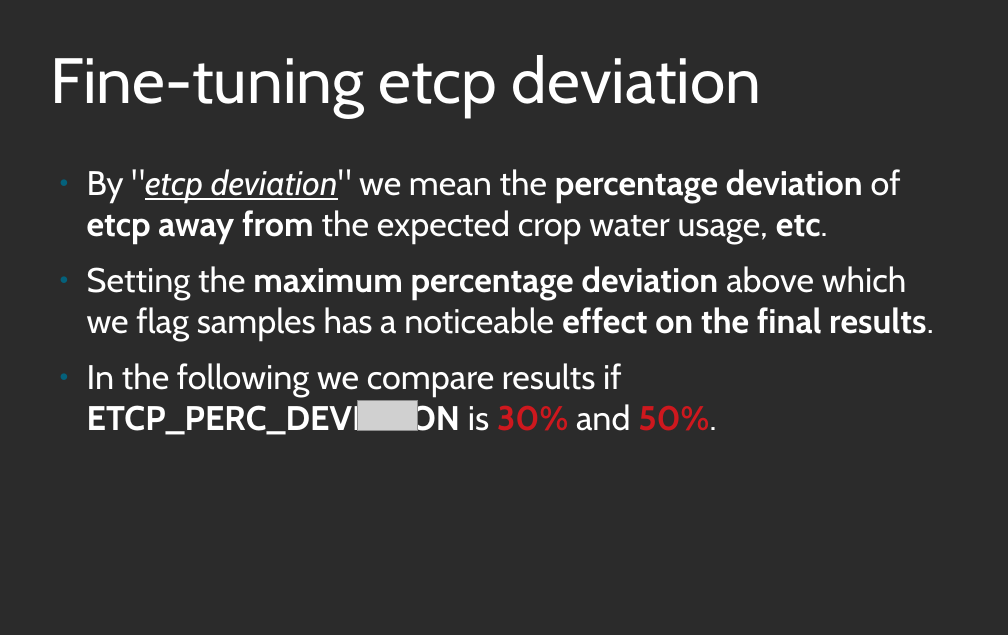
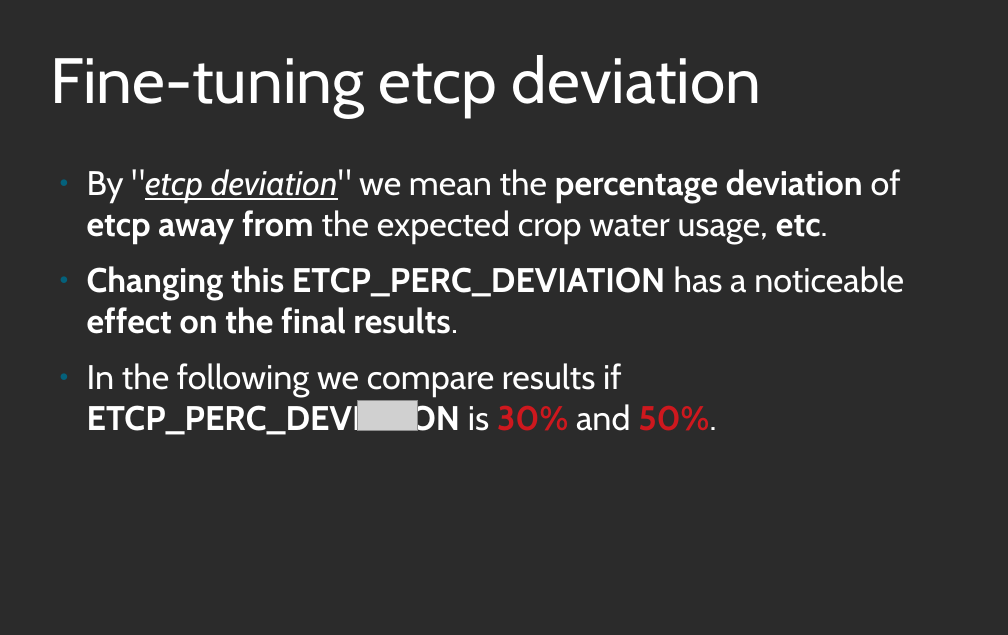
Before and after one commit to HenriBranken/ProbeSchedule, a slide deck: slide 5 of presentation_20190425.odp. Drawn at 1008x635 pixels with LibreOffice and Linux fonts; fonts in the diff are those of the drawing; grey boxes stand for pictures; background and template pictures are left out; a plain dark background stands for a picture behind light text. Boxes give left, top, right and bottom in pixels: in the first picture for what was removed or moved away, otherwise in the second. Text is boxed around its words. In the diff, an @@ line names an element or a change of style, - is before the commit and + after.

```diff
--- a/presentation_20190425.odp
+++ b/presentation_20190425.odp
@@ text at box(87, 266, 904, 334): text changed @@
-● Setting the maximum percentage deviation above which we flag samples has a noticeable effect on the final results.
+● Changing this ETCP_PERC_DEVIATION has a noticeable effect on the final results.
```
Also in this commit, not shown: 2 other slides changed, 25 other files.
